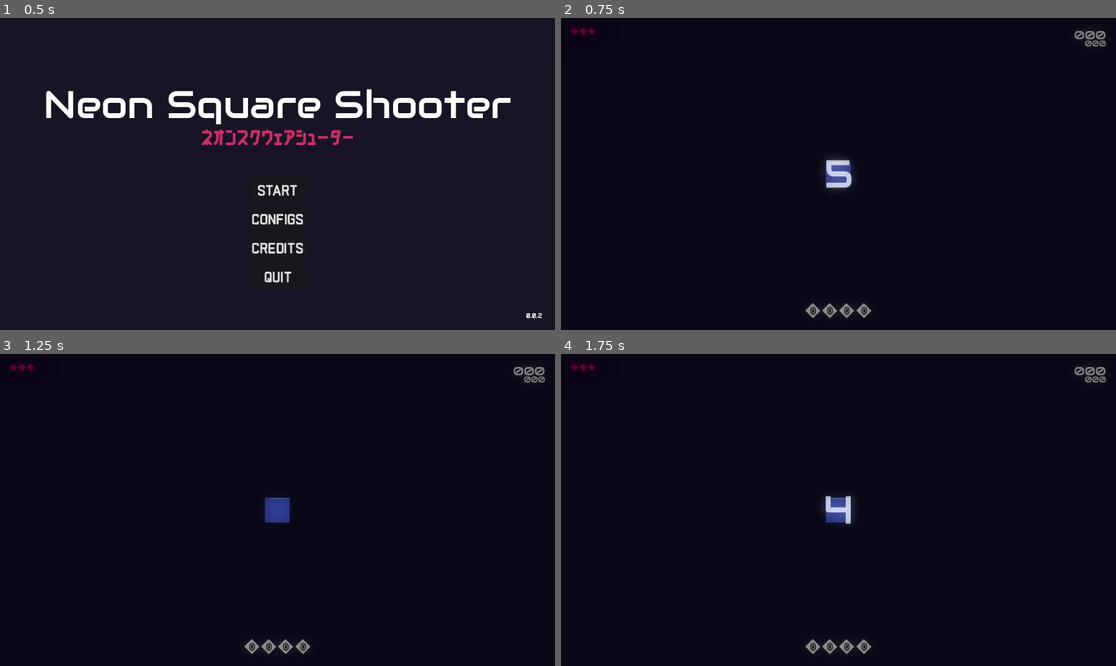
Above: before the commit, frames 1-4 (two rows, left to right).
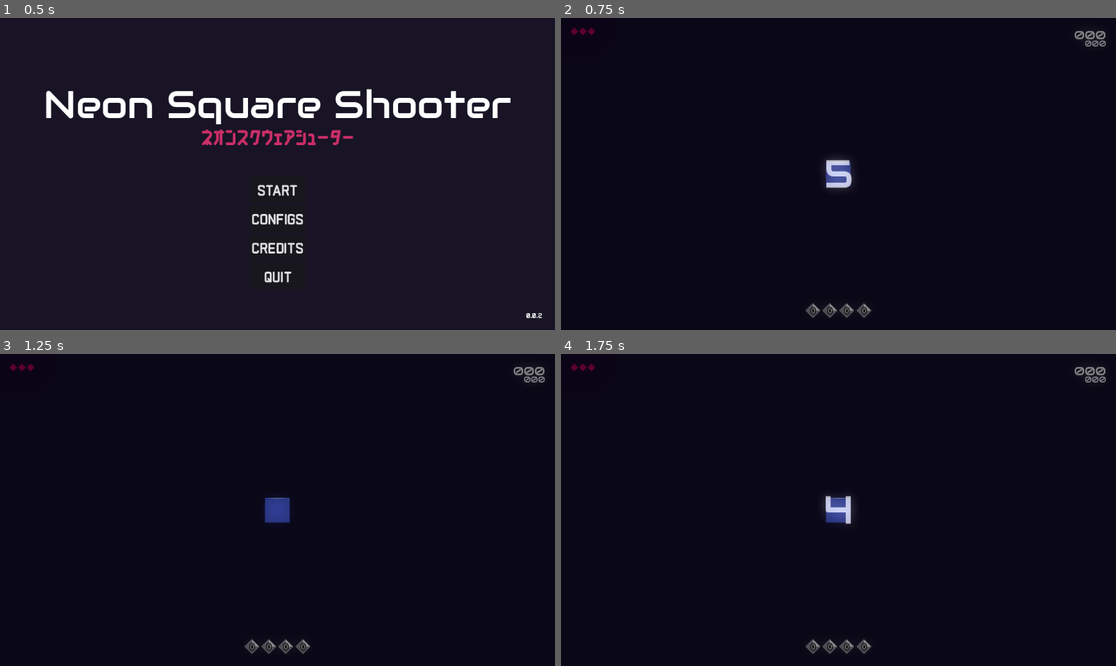
Above: after the commit, the same moments.

Repository: matheusmondenez/my-first-platform-game
Game: Godot game, scene res://wave_shooter/ui/main_menu.tscn
Same seed, same stepped clock (60 frames per second), same inputs: the game is played once before the commit and once after it.
Inputs (mouse positions are in pixels of both pictures, inside the frame that each line leads up to):
- Up to frame 1 (0.5 s): no input
- Up to frame 2 (0.75 s): click "START" at 0.5 s
- Up to frame 3 (1.25 s): no input
- Up to frame 4 (1.75 s): tap Enter at 1.25 s; move the mouse to (960, 494) at 1.27 s; press the mouse at (960, 494) at 1.28 s; hold D (right) from 1.28 s (still down); tap W (up) at 1.52, 1.55 s

Frame 1 is identical in both runs. In frame 2, 0.2% of the frame differs, in the area x 44-56%, y 91-97%; in frame 3, 0.2%; in frame 4, 0.2%.

Commit message:
implements more dynamic skill icons instantiation

Diff:
--- a/wave_shooter/ui/cooldown_icon.gd
+++ b/wave_shooter/ui/cooldown_icon.gd
@@ -1,25 +1,11 @@
 extends ColorRect
 
-@onready var animation: AnimationPlayer = $Animation
-var label: String:
-	set(value):
-		label = value
-		$Teste.text = label
-
-var cooldown: float = 0.0:
-	set(value):
-		cooldown = value
-		update_animation()
+var cooldown: float
+var label: String
 
 func _ready() -> void:
+	print("CD: ", cooldown)
+	material = material.duplicate()
 	$Teste.text = label
-	material = material.duplicate()
-	update_animation()
-
-func update_animation():
-	if cooldown <= 0:
-		animation.stop()
-		material.set_shader_parameter("cooldown_progress", 1.0)
-		return
-	animation.speed_scale = animation.get_animation("cooldown").length / cooldown
-	animation.play("cooldown")
+	$Animation.speed_scale = $Animation.get_animation("cooldown").length / cooldown
+	$Animation.play("cooldown")
--- a/wave_shooter/ui/cooldown_icon.tscn
+++ b/wave_shooter/ui/cooldown_icon.tscn
@@ -67,4 +67,3 @@
 libraries = {
 "": SubResource("AnimationLibrary_v4mhc")
 }
-autoplay = "cooldown"
--- a/wave_shooter/ui/hud.gd
+++ b/wave_shooter/ui/hud.gd
@@ -10,44 +10,15 @@
 @onready var high_score: Label = $Score/PointsContainer/HighScore
 @onready var auto_shot_icon: TextureRect = $Score/PointsContainer/AutoShotToggle
 
-@onready var skill_marker_1: Marker2D = $Skills/SkillMarker1
-@onready var skill_marker_2: Marker2D = $Skills/SkillMarker2
-@onready var skill_marker_3: Marker2D = $Skills/SkillMarker3
-@onready var skill_marker_4: Marker2D = $Skills/SkillMarker4
-
-var icon_1 = SKILL_ICON.instantiate()
-var icon_2 = SKILL_ICON.instantiate()
-var icon_3 = SKILL_ICON.instantiate()
-var icon_4 = SKILL_ICON.instantiate()
-
 func _ready() -> void:
 	init_hud_lifes()
-	SkillManager.skill_assigned.connect(update_skill_icon)
+	init_hud_skills()
+	#SkillManager.skill_assigned.connect(update_skill_icon)
 	high_score.text = str("%03d" % Global.high_score)
 	Global.player.life_decreased.connect(update_hud_lifes.bind(LIVES_UPDATE.DECREASE))
 	Global.player.life_increased.connect(update_hud_lifes.bind(LIVES_UPDATE.INCREASE))
 	Global.parent_node_creation = self
 	Global.points = 0
-	# NOVO TESTE
-	icon_1.label = "1" if SkillManager.assigned[0] else "0"
-	icon_1.position = skill_marker_1.position
-	icon_1.scale = Vector2(2, 2)
-	add_child(icon_1)
-
-	icon_2.label = "2" if SkillManager.assigned[1] else "0"
-	icon_2.position = skill_marker_2.position
-	icon_2.scale = Vector2(2, 2)
-	add_child(icon_2)
-
-	icon_3.label = "3" if SkillManager.assigned[2] else "0"
-	icon_3.position = skill_marker_3.position
-	icon_3.scale = Vector2(2, 2)
-	add_child(icon_3)
-
-	icon_4.label = "4" if SkillManager.assigned[3] else "0"
-	icon_4.position = skill_marker_4.position
-	icon_4.scale = Vector2(2, 2)
-	add_child(icon_4)
 
 func _process(delta: float) -> void:
 	points.text = str("%03d" % Global.points)
@@ -88,6 +59,15 @@
 	for life in Global.player.lifes:
 		Global.instance_node(LIFE_TSCN, $Life/Markers.get_child(life).global_position, $Life)
 
+func init_hud_skills() -> void:
+	for marker in $Skills.get_children():
+		var icon = SKILL_ICON.instantiate()
+		icon.label = "1" if SkillManager.assigned[0] else "0"
+		icon.position = marker.position
+		icon.cooldown = 60
+		icon.scale = Vector2(2, 2)
+		add_child(icon)
+
 func update_hud_lifes(type) -> void:
 	if type == LIVES_UPDATE.INCREASE:
 		add_hud_life()
@@ -110,13 +90,13 @@
 	explosion.scale_amount_max = 17.5
 	explosion.modulate = Color("c92e67")
 
-func update_skill_icon(key: int, skill: PackedScene) -> void:
-	print("ICON SKILL: ", key, skill)
-	if key == 0:
-		icon_1.label = "!"
-	if key == 1:
-		icon_2.label = "!"
-	if key == 2:
-		icon_3.label = "!"
-	if key == 3:
-		icon_4.label = "!"
+#func update_skill_icon(key: int, skill: PackedScene) -> void:
+	#print("ICON SKILL: ", key, skill)
+	#if key == 0:
+		#icon_1.label = "!"
+	#if key == 1:
+		#icon_2.label = "!"
+	#if key == 2:
+		#icon_3.label = "!"
+	#if key == 3:
+		#icon_4.label = "!"
